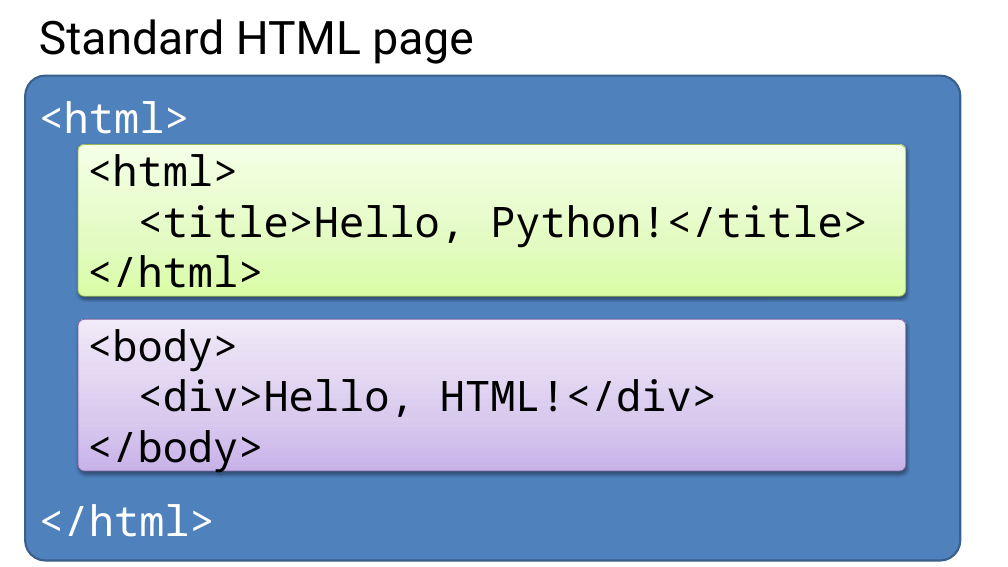
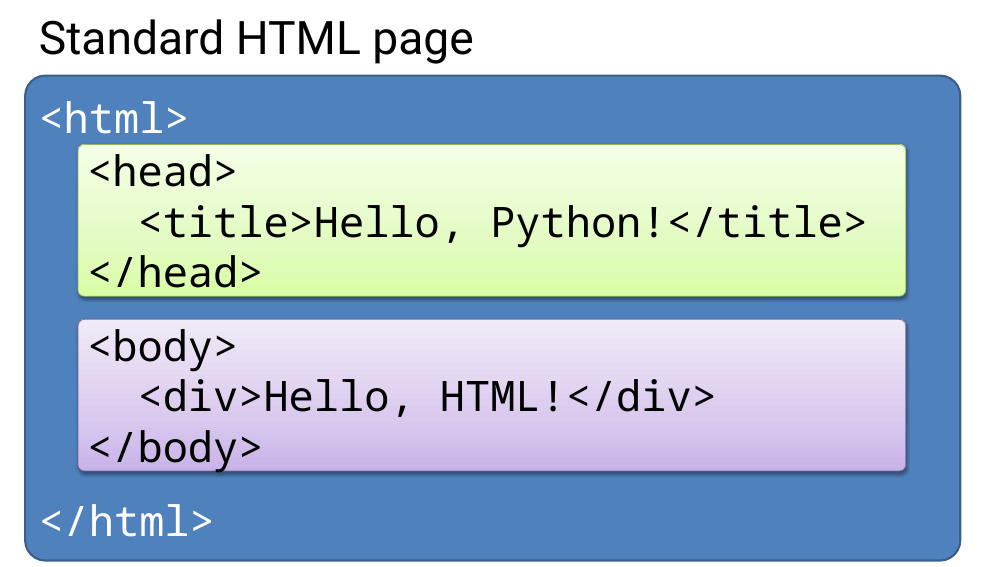
Before and after one commit to GeekTrainer/Flask, a slide deck: slide 30 of Slides/Module 1 - Introduction to Flask.pptx. Drawn at 1008x567 pixels with LibreOffice and Linux fonts; fonts in the diff are those of the drawing. Boxes give left, top, right and bottom in pixels: in the first picture for what was removed or moved away, otherwise in the second. Text is boxed around its words. In the diff, an @@ line names an element or a change of style, - is before the commit and + after.

```diff
--- a/Slides/Module 1 - Introduction to Flask.pptx
+++ b/Slides/Module 1 - Introduction to Flask.pptx
@@ text in rounded rectangle at [87, 154, 238, 187]: text changed @@
-<html>
+<head>
@@ text in rounded rectangle at [87, 255, 263, 299]: text changed @@
-</html>
+</head>
```
Also in this commit, not shown: 1 other file.
